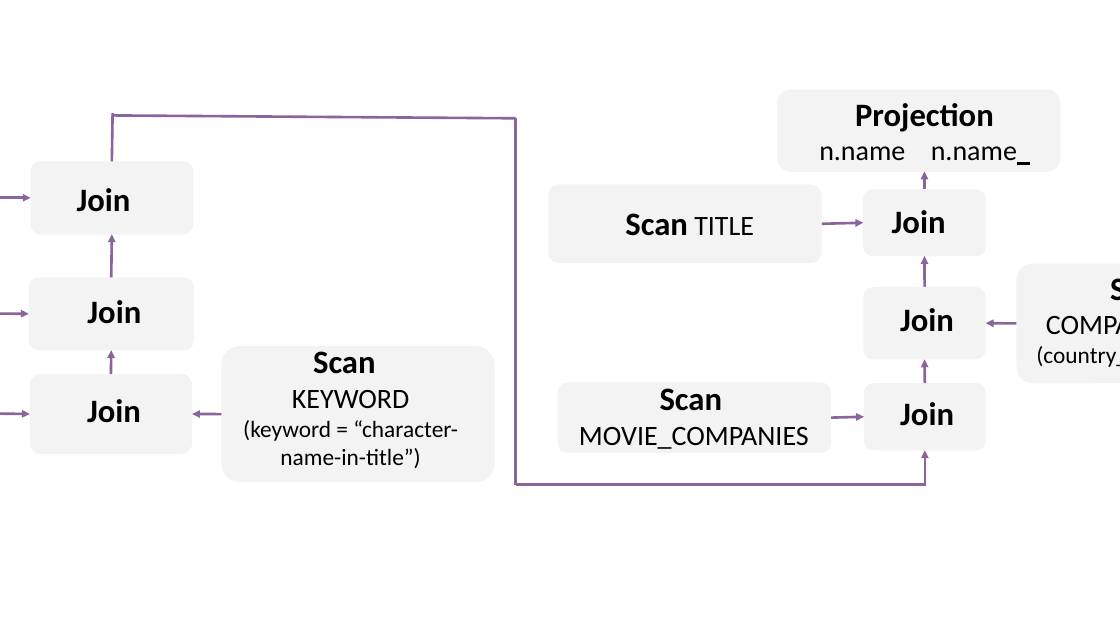
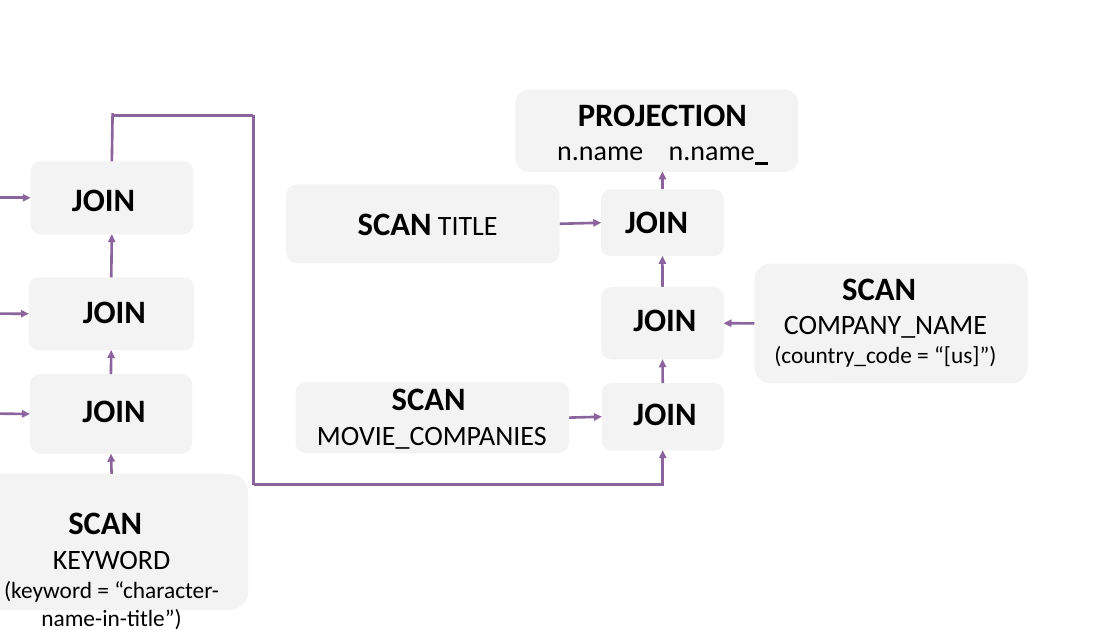
Before and after one commit to GraphScope/relgo, a slide deck: slide 6 of revise.pptx. Drawn at 1120x630 pixels with LibreOffice and Linux fonts; fonts in the diff are those of the drawing. Boxes give left, top, right and bottom in pixels: in the first picture for what was removed or moved away, otherwise in the second. Text is boxed around its words. In the diff, an @@ line names an element or a change of style, - is before the commit and + after.

```diff
--- a/revise.pptx
+++ b/revise.pptx
@@ line moved from (113, 115) - (516, 118) to (113, 115) - (254, 115) @@
@@ line moved from (516, 485) - (516, 118) to (254, 485) - (254, 115) @@
@@ text at bbox=[578, 104, 747, 127]: text changed @@
-Projection
+PROJECTION
@@ text at bbox=[72, 189, 135, 212]: text changed @@
-Join
+JOIN
@@ text at bbox=[358, 213, 498, 236]: text changed @@
-Scan TITLE
+SCAN TITLE
@@ text at bbox=[625, 211, 688, 234]: text changed @@
-Join
+JOIN
@@ text at bbox=[842, 278, 916, 301]: text changed @@
-Scan
+SCAN
@@ text at bbox=[83, 301, 146, 324]: text changed @@
-Join
+JOIN
@@ text at bbox=[633, 309, 696, 332]: text changed @@
-Join
+JOIN
@@ text at bbox=[317, 388, 547, 449]: text changed @@
-Scan MOVIE_COMPANIES
+SCAN MOVIE_COMPANIES
@@ text at bbox=[82, 400, 145, 423]: text changed @@
-Join
+JOIN
@@ 7 rounded rectangles, 7 arrows, 2 texts, 1 line: place and size @@
-7 rounded rectangles, 7 arrows, 2 texts, 1 line at bbox=[516, 90, 1120, 485]
+7 rounded rectangles, 7 arrows, 2 texts, 1 line at bbox=[254, 90, 1028, 485]
@@ text at bbox=[633, 403, 696, 426]: text changed @@
-Join
+JOIN
@@ rounded rectangle: place and size @@
-rounded rectangle at bbox=[221, 346, 494, 482]
+rounded rectangle at bbox=[0, 474, 248, 610]
@@ arrow moved from (221, 414) - (192, 414) to (112, 474) - (111, 454) @@
@@ text "SCAN": place and size @@
-text "SCAN" at bbox=[243, 351, 458, 468]
+text "SCAN" at bbox=[4, 512, 219, 629]
@@ text at bbox=[68, 512, 142, 535]: text changed @@
-Scan
+SCAN
```
Also in this commit, not shown: 1 other slide changed, 18 other files.
